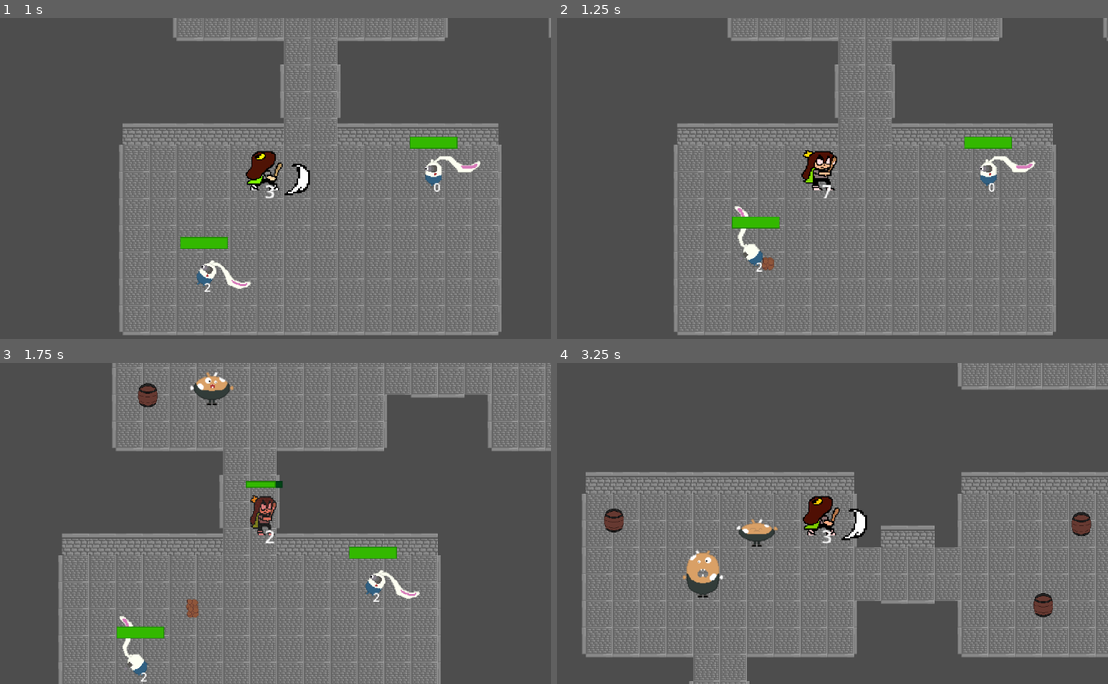
Above: before the commit, frames 1-4 (two rows, left to right).
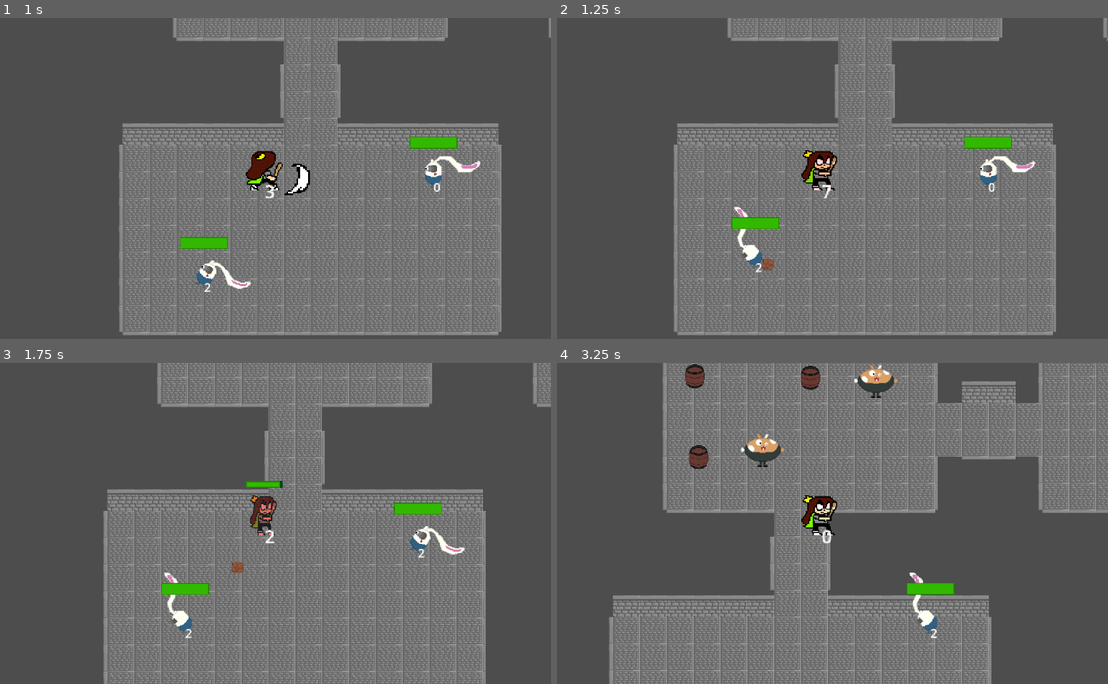
Above: after the commit, the same moments.

Repository: Megameca04/Proyecto_Cuki
Game: Godot game, scene res://Pruebas.tscn
Two runs of this game, one before a commit and one after it. Both use one fixed random seed, a clock stepped at 60 frames per second and the inputs below.
Inputs:
- Up to frame 1 (1 s): tap Enter at 0.5 s; hold Right (ui_right) from 0.53 s (still down); hold Z (Atacar) from 0.53 s (still down)
- Up to frame 2 (1.25 s): keep holding Right (ui_right); keep holding Z (Atacar)
- Up to frame 3 (1.75 s): release Right (ui_right) at 1.28 s; release Z (Atacar) at 1.28 s; hold Down (ui_down) from 1.28 s (still down); tap X (Dash) at 1.35 s
- Up to frame 4 (3.25 s): release Down (ui_down) at 2.03 s; hold Right (ui_right) 2.03-2.78 s; hold Z (Atacar) 2.03-2.78 s; hold Up (ui_up) from 2.78 s (still down); tap X (Dash) at 2.85 s

Frame 1 is identical in both runs. In frame 2, 0.2% of the frame differs, in the area x 31-41%, y 58-80%; in frame 3, 36%; in frame 4, 65%, in the area x 4-100%, y 0-100%.

Commit message:
ice shot complete

Diff:
--- a/Cuki-Clash of the Kuins/Pruebas.tscn
+++ b/Cuki-Clash of the Kuins/Pruebas.tscn
@@ -54,7 +54,7 @@
 
 [node name="Chooty" parent="." instance=ExtResource("3_3eqnr")]
 position = Vector2(237, 873)
-element_attack_name = "Shock"
+element_attack_name = "Freeze"
 
 [node name="Chooty2" parent="." instance=ExtResource("3_3eqnr")]
 position = Vector2(-71, 1008)
--- a/Cuki-Clash of the Kuins/Scripts/Chooty.gd
+++ b/Cuki-Clash of the Kuins/Scripts/Chooty.gd
@@ -92,18 +92,43 @@
 
 func shoot_stone():
 	if elemental_state.getMovementState() != "Paralyzed" && elemental_state.getMovementState() != "Frozen":
-		var rocks = 0
-		while (rocks < 4): # Hacer que este while solo este en el efecto hielo
-			var stone = STONE.instantiate()
-			stone.global_position = global_position
-			if Cuki != null:
-				if element_attack_name != "Shock":
-					stone.objective_position = Cuki.global_position + rocks * 4
-				else:
-					stone.Cuki = Cuki
+		if element_attack_name == "Shock":
+			shock_stone()
+			return
+		if element_attack_name == "Freeze":
+			ice_stones()
+			return
+		if element_attack_name == "Tar":
+			shoot_ray_tar()
+			return
+		normal_stone()
+
+func normal_stone():
+	var stone = STONE.instantiate()
+	stone.global_position = global_position
+	if Cuki != null:
+		stone.objective_position = Cuki.global_position
+		call_deferred("add_sibling",stone)
+		stone.createElementalEffect(element_attack_name)
+
+func ice_stones():
+	var rocks = 0
+	while (rocks < 4):
+		var stone = STONE.instantiate()
+		stone.global_position = global_position
+		if Cuki != null:
+			stone.objective_position = Cuki.global_position * rocks
 			call_deferred("add_sibling",stone)
 			stone.createElementalEffect(element_attack_name)
 			rocks += 1
+
+func shock_stone():
+	var stone = STONE.instantiate()
+	stone.global_position = global_position
+	if Cuki != null:
+		stone.Cuki = Cuki
+		call_deferred("add_sibling",stone)
+		stone.createElementalEffect(element_attack_name)
 
 func shoot_ray_tar():
 	pass
Not shown: 2 places in Cuki-Clash of the Kuins/Entidades/Chooty.tscn that only renumber resources
Not shown: 2 places in Cuki-Clash of the Kuins/Entidades/Cuki.tscn that only renumber resources
Not shown: 2 places in Cuki-Clash of the Kuins/Entidades/Rabion.tscn that only renumber resources
